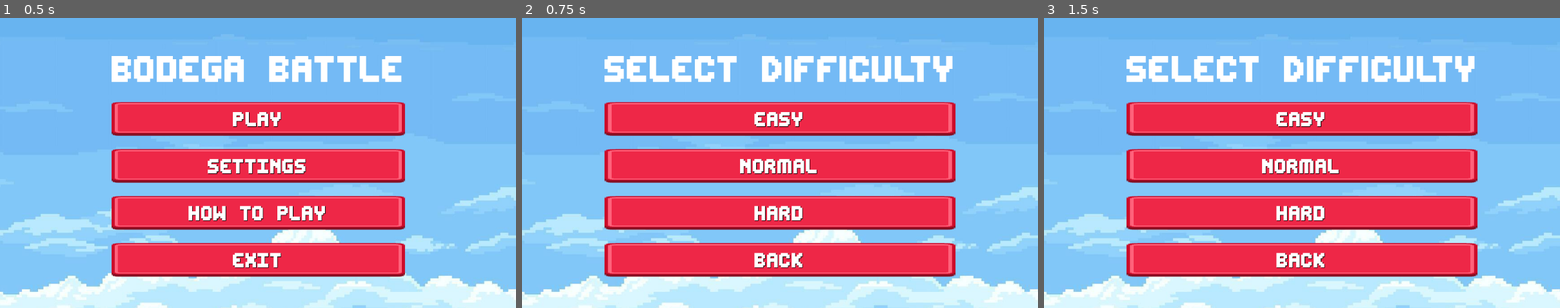
Above: before the commit, frames 1-3 (left to right).
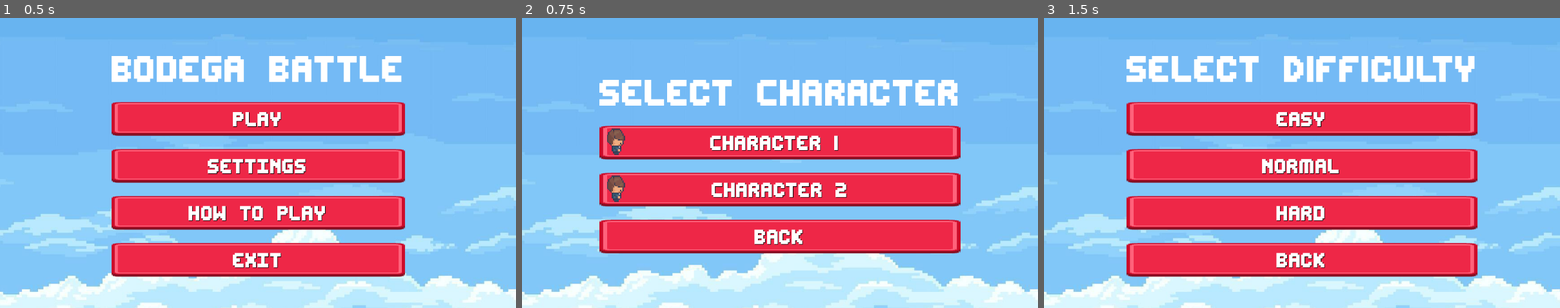
Above: after the commit, the same moments.

Repository: s27459-pj/bodega-battle
Game: Godot game, scene res://scene/scene_handler/scene_handler.tscn
The game is run twice, just before and just after one commit, with the same random seed, the same clock (stepped at 60 frames per second) and the same inputs.
Inputs (mouse positions are in pixels of both pictures, inside the frame that each line leads up to):
- Up to frame 1 (0.5 s): no input
- Up to frame 2 (0.75 s): click "PLAY" at 0.5 s
- Up to frame 3 (1.5 s): click (1302, 142) at 1.25 s, where only the run after the commit has a clickable "Character 1"

Frame 1 is identical in both runs. In frame 2, 42% of the frame differs, in the area x 15-85%, y 13-90%; in frame 3, nothing differs.

Commit message:
Add a character selection screen

Diff:
--- a/scene/level_main/level_main.tscn
+++ b/scene/level_main/level_main.tscn
@@ -1647,7 +1647,6 @@
 sprite_frames = SubResource("SpriteFrames_rb3wk")
 animation = &"idle"
 autoplay = "idle"
-frame_progress = 0.354734
 
 [node name="Decoration" type="TileMapLayer" parent="TileMap"]
 scale = Vector2(3, 3)
--- a/scene/menu/difficulty_select.tscn
+++ b/scene/menu/difficulty_select.tscn
@@ -1,9 +1,10 @@
-[gd_scene load_steps=6 format=3 uid="uid://d053nfo8m8tdg"]
+[gd_scene load_steps=26 format=3 uid="uid://d053nfo8m8tdg"]
 
 [ext_resource type="Texture2D" uid="uid://c0dui71k3ceeq" path="res://assets/UI/background/cloud-pixel-background.jpg" id="2_ssp08"]
 [ext_resource type="FontFile" uid="uid://cuq6cgihu0i06" path="res://assets/UI/fonts/editundo.ttf" id="3_3vu0k"]
 [ext_resource type="Texture2D" uid="uid://ylmf3f531jhh" path="res://assets/UI/button/button_rectangle_depth_flat.png" id="4_sqids"]
 [ext_resource type="Texture2D" uid="uid://crpsobwbvnmo0" path="res://assets/UI/button/button_rectangle_depth_gradient.png" id="5_oruyx"]
+[ext_resource type="Texture2D" uid="uid://dwxh4rh2vure8" path="res://assets/sprites/characters/Premade_Character_17.png" id="5_ssp08"]
 
 [sub_resource type="GDScript" id="GDScript_turkl"]
 script/source = "extends Control
@@ -24,6 +25,145 @@
 func start_game() -> void:
 	pass
 "
+
+[sub_resource type="AtlasTexture" id="AtlasTexture_voubo"]
+atlas = ExtResource("5_ssp08")
+region = Rect2(0, 168, 16, 25)
+
+[sub_resource type="AtlasTexture" id="AtlasTexture_13x4j"]
+atlas = ExtResource("5_ssp08")
+region = Rect2(16, 168, 16, 25)
+
+[sub_resource type="AtlasTexture" id="AtlasTexture_g065u"]
+atlas = ExtResource("5_ssp08")
+region = Rect2(32, 168, 16, 25)
+
+[sub_resource type="AtlasTexture" id="AtlasTexture_tf2dx"]
+atlas = ExtResource("5_ssp08")
+region = Rect2(48, 168, 16, 25)
+
+[sub_resource type="AtlasTexture" id="AtlasTexture_3tbk6"]
+atlas = ExtResource("5_ssp08")
+region = Rect2(64, 168, 16, 25)
+
+[sub_resource type="AtlasTexture" id="AtlasTexture_ghgjt"]
+atlas = ExtResource("5_ssp08")
+region = Rect2(80, 168, 16, 25)
+
+[sub_resource type="AtlasTexture" id="AtlasTexture_mmip0"]
+atlas = ExtResource("5_ssp08")
+region = Rect2(0, 200, 16, 25)
+
+[sub_resource type="AtlasTexture" id="AtlasTexture_h60d6"]
+atlas = ExtResource("5_ssp08")
+region = Rect2(16, 200, 16, 25)
+
+[sub_resource type="AtlasTexture" id="AtlasTexture_4axny"]
+atlas = ExtResource("5_ssp08")
+region = Rect2(32, 200, 16, 25)
+
+[sub_resource type="AtlasTexture" id="AtlasTexture_tbqmt"]
+atlas = ExtResource("5_ssp08")
+region = Rect2(48, 200, 16, 25)
+
+[sub_resource type="AtlasTexture" id="AtlasTexture_p2i4f"]
+atlas = ExtResource("5_ssp08")
+region = Rect2(64, 200, 16, 25)
+
+[sub_resource type="AtlasTexture" id="AtlasTexture_csxgi"]
+atlas = ExtResource("5_ssp08")
+region = Rect2(80, 200, 16, 25)
+
+[sub_resource type="AtlasTexture" id="AtlasTexture_jbxjb"]
+atlas = ExtResource("5_ssp08")
+region = Rect2(96, 200, 16, 25)
+
+[sub_resource type="AtlasTexture" id="AtlasTexture_jiyeq"]
+atlas = ExtResource("5_ssp08")
+region = Rect2(112, 200, 16, 25)
+
+[sub_resource type="AtlasTexture" id="AtlasTexture_y5p0k"]
+atlas = ExtResource("5_ssp08")
+region = Rect2(128, 200, 16, 25)
+
+[sub_resource type="AtlasTexture" id="AtlasTexture_saqle"]
+atlas = ExtResource("5_ssp08")
+region = Rect2(144, 200, 16, 25)
+
+[sub_resource type="AtlasTexture" id="AtlasTexture_hr0pn"]
+atlas = ExtResource("5_ssp08")
+region = Rect2(160, 200, 16, 25)
+
+[sub_resource type="AtlasTexture" id="AtlasTexture_j81f6"]
+atlas = ExtResource("5_ssp08")
+region = Rect2(176, 200, 16, 25)
+
+[sub_resource type="SpriteFrames" id="SpriteFrames_3vu0k"]
+animations = [{
+"frames": [{
+"duration": 1.0,
+"texture": SubResource("AtlasTexture_voubo")
+}, {
+"duration": 1.0,
+"texture": SubResource("AtlasTexture_13x4j")
+}, {
+"duration": 1.0,
+"texture": SubResource("AtlasTexture_g065u")
+}, {
+"duration": 1.0,
+"texture": SubResource("AtlasTexture_tf2dx")
+}, {
+"duration": 1.0,
+"texture": SubResource("AtlasTexture_3tbk6")
+}, {
+"duration": 1.0,
+"texture": SubResource("AtlasTexture_ghgjt")
+}],
+"loop": true,
+"name": &"idle",
+"speed": 6.0
+}, {
+"frames": [{
+"duration": 1.0,
+"texture": SubResource("AtlasTexture_mmip0")
+}, {
+"duration": 1.0,
+"texture": SubResource("AtlasTexture_h60d6")
+}, {
+"duration": 1.0,
+"texture": SubResource("AtlasTexture_4axny")
+}, {
+"duration": 1.0,
+"texture": SubResource("AtlasTexture_tbqmt")
+}, {
+"duration": 1.0,
+"texture": SubResource("AtlasTexture_p2i4f")
+}, {
+"duration": 1.0,
+"texture": SubResource("AtlasTexture_csxgi")
+}, {
+"duration": 1.0,
+"texture": SubResource("AtlasTexture_jbxjb")
+}, {
+"duration": 1.0,
+"texture": SubResource("AtlasTexture_jiyeq")
+}, {
+"duration": 1.0,
+"texture": SubResource("AtlasTexture_y5p0k")
+}, {
+"duration": 1.0,
+"texture": SubResource("AtlasTexture_saqle")
+}, {
+"duration": 1.0,
+"texture": SubResource("AtlasTexture_hr0pn")
+}, {
+"duration": 1.0,
+"texture": SubResource("AtlasTexture_j81f6")
+}],
+"loop": true,
+"name": &"phone",
+"speed": 10.0
+}]
 
 [node name="DifficultySelect" type="Control"]
 layout_mode = 3
@@ -59,14 +199,125 @@
 theme_override_constants/margin_right = 50
 theme_override_constants/margin_bottom = 50
 
-[node name="VBoxContainer" type="VBoxContainer" parent="MarginContainer"]
+[node name="CharacterSelectContainer" type="VBoxContainer" parent="MarginContainer"]
 custom_minimum_size = Vector2(500, 500)
 layout_mode = 2
 size_flags_horizontal = 4
 theme_override_constants/separation = 30
 alignment = 1
 
-[node name="Label" type="Label" parent="MarginContainer/VBoxContainer"]
+[node name="Label" type="Label" parent="MarginContainer/CharacterSelectContainer"]
+custom_minimum_size = Vector2(0, 50)
+layout_mode = 2
+theme_override_fonts/font = ExtResource("3_3vu0k")
+theme_override_font_sizes/font_size = 100
+text = "Select Character"
+horizontal_alignment = 1
+
+[node name="Character1Button" type="TextureButton" parent="MarginContainer/CharacterSelectContainer"]
+custom_minimum_size = Vector2(350, 75)
+layout_mode = 2
+texture_normal = ExtResource("4_sqids")
+texture_pressed = ExtResource("5_oruyx")
+ignore_texture_size = true
+stretch_mode = 0
+
+[node name="Label" type="Label" parent="MarginContainer/CharacterSelectContainer/Character1Button"]
+layout_mode = 2
+offset_left = 247.0
+offset_top = 13.0
+offset_right = 536.0
+offset_bottom = 62.0
+grow_horizontal = 2
+grow_vertical = 2
+size_flags_horizontal = 6
+theme_override_colors/font_shadow_color = Color(0, 0, 0, 1)
+theme_override_fonts/font = ExtResource("3_3vu0k")
+theme_override_font_sizes/font_size = 55
+text = "Character 1"
+horizontal_alignment = 1
+vertical_alignment = 1
+
+[node name="Cashier" type="AnimatedSprite2D" parent="MarginContainer/CharacterSelectContainer/Character1Button"]
+position = Vector2(38, 37)
+scale = Vector2(2.65625, 2.65625)
+sprite_frames = SubResource("SpriteFrames_3vu0k")
+animation = &"idle"
+autoplay = "idle"
+
+[node name="Character2Button" type="TextureButton" parent="MarginContainer/CharacterSelectContainer"]
+custom_minimum_size = Vector2(350, 75)
+layout_mode = 2
+texture_normal = ExtResource("4_sqids")
+texture_pressed = ExtResource("5_oruyx")
+ignore_texture_size = true
+stretch_mode = 0
+
+[node name="Label" type="Label" parent="MarginContainer/CharacterSelectContainer/Character2Button"]
+layout_mode = 1
+anchors_preset = 8
+anchor_left = 0.5
+anchor_top = 0.5
+anchor_right = 0.5
+anchor_bottom = 0.5
+offset_left = -93.0
+offset_top = -37.5
+offset_right = 90.0
+offset_bottom = 38.5
+grow_horizontal = 2
+grow_vertical = 2
+theme_override_colors/font_shadow_color = Color(0, 0, 0, 1)
+theme_override_fonts/font = ExtResource("3_3vu0k")
+theme_override_font_sizes/font_size = 55
+text = "Character 2"
+horizontal_alignment = 1
+vertical_alignment = 1
+
+[node name="Cashier" type="AnimatedSprite2D" parent="MarginContainer/CharacterSelectContainer/Character2Button"]
+position = Vector2(38, 37)
+scale = Vector2(2.65625, 2.65625)
+sprite_frames = SubResource("SpriteFrames_3vu0k")
+animation = &"idle"
+autoplay = "idle"
+frame_progress = 0.232055
+
+[node name="BackButton" type="TextureButton" parent="MarginContainer/CharacterSelectContainer"]
+custom_minimum_size = Vector2(350, 75)
+layout_mode = 2
+texture_normal = ExtResource("4_sqids")
+texture_pressed = ExtResource("5_oruyx")
+ignore_texture_size = true
+stretch_mode = 0
+
+[node name="Label" type="Label" parent="MarginContainer/CharacterSelectContainer/BackButton"]
+layout_mode = 1
+anchors_preset = 8
+anchor_left = 0.5
+anchor_top = 0.5
+anchor_right = 0.5
+anchor_bottom = 0.5
+offset_left = -93.0
+offset_top = -37.5
+offset_right = 90.0
+offset_bottom = 38.5
+grow_horizontal = 2
+grow_vertical = 2
+theme_override_colors/font_shadow_color = Color(0, 0, 0, 1)
+theme_override_fonts/font = ExtResource("3_3vu0k")
+theme_override_font_sizes/font_size = 55
+text = "Back"
+horizontal_alignment = 1
+vertical_alignment = 1
+
+[node name="DifficultySelectContainer" type="VBoxContainer" parent="MarginContainer"]
+visible = false
+custom_minimum_size = Vector2(500, 500)
+layout_mode = 2
+size_flags_horizontal = 4
+theme_override_constants/separation = 30
+alignment = 1
+
+[node name="Label" type="Label" parent="MarginContainer/DifficultySelectContainer"]
 custom_minimum_size = Vector2(0, 50)
 layout_mode = 2
 theme_override_fonts/font = ExtResource("3_3vu0k")
@@ -74,15 +325,15 @@
 text = "Select Difficulty"
 horizontal_alignment = 1
 
-[node name="EasyButton" type="TextureButton" parent="MarginContainer/VBoxContainer"]
-custom_minimum_size = Vector2(350, 75)
-layout_mode = 2
-texture_normal = ExtResource("4_sqids")
-texture_pressed = ExtResource("5_oruyx")
-ignore_texture_size = true
-stretch_mode = 0
-
-[node name="Label" type="Label" parent="MarginContainer/VBoxContainer/EasyButton"]
+[node name="EasyButton" type="TextureButton" parent="MarginContainer/DifficultySelectContainer"]
+custom_minimum_size = Vector2(350, 75)
+layout_mode = 2
+texture_normal = ExtResource("4_sqids")
+texture_pressed = ExtResource("5_oruyx")
+ignore_texture_size = true
+stretch_mode = 0
+
+[node name="Label" type="Label" parent="MarginContainer/DifficultySelectContainer/EasyButton"]
 layout_mode = 1
 anchors_preset = 8
 anchor_left = 0.5
@@ -102,15 +353,15 @@
 horizontal_alignment = 1
 vertical_alignment = 1
 
-[node name="NormalButton" type="TextureButton" parent="MarginContainer/VBoxContainer"]
-custom_minimum_size = Vector2(350, 75)
-layout_mode = 2
-texture_normal = ExtResource("4_sqids")
-texture_pressed = ExtResource("5_oruyx")
-ignore_texture_size = true
-stretch_mode = 0
-
-[node name="Label" type="Label" parent="MarginContainer/VBoxContainer/NormalButton"]
+[node name="NormalButton" type="TextureButton" parent="MarginContainer/DifficultySelectContainer"]
+custom_minimum_size = Vector2(350, 75)
+layout_mode = 2
+texture_normal = ExtResource("4_sqids")
+texture_pressed = ExtResource("5_oruyx")
+ignore_texture_size = true
+stretch_mode = 0
+
+[node name="Label" type="Label" parent="MarginContainer/DifficultySelectContainer/NormalButton"]
 layout_mode = 1
 anchors_preset = 8
 anchor_left = 0.5
@@ -130,15 +381,15 @@
 horizontal_alignment = 1
 vertical_alignment = 1
 
-[node name="HardButton" type="TextureButton" parent="MarginContainer/VBoxContainer"]
-custom_minimum_size = Vector2(350, 75)
-layout_mode = 2
-texture_normal = ExtResource("4_sqids")
-texture_pressed = ExtResource("5_oruyx")
-ignore_texture_size = true
-stretch_mode = 0
-
-[node name="Label" type="Label" parent="MarginContainer/VBoxContainer/HardButton"]
+[node name="HardButton" type="TextureButton" parent="MarginContainer/DifficultySelectContainer"]
+custom_minimum_size = Vector2(350, 75)
+layout_mode = 2
+texture_normal = ExtResource("4_sqids")
+texture_pressed = ExtResource("5_oruyx")
+ignore_texture_size = true
+stretch_mode = 0
+
+[node name="Label" type="Label" parent="MarginContainer/DifficultySelectContainer/HardButton"]
 layout_mode = 1
 anchors_preset = 8
 anchor_left = 0.5
@@ -158,15 +409,15 @@
 horizontal_alignment = 1
 vertical_alignment = 1
 
-[node name="BackButton" type="TextureButton" parent="MarginContainer/VBoxContainer"]
-custom_minimum_size = Vector2(350, 75)
-layout_mode = 2
-texture_normal = ExtResource("4_sqids")
-texture_pressed = ExtResource("5_oruyx")
-ignore_texture_size = true
-stretch_mode = 0
-
-[node name="Label" type="Label" parent="MarginContainer/VBoxContainer/BackButton"]
+[node name="BackButton" type="TextureButton" parent="MarginContainer/DifficultySelectContainer"]
+custom_minimum_size = Vector2(350, 75)
+layout_mode = 2
+texture_normal = ExtResource("4_sqids")
+texture_pressed = ExtResource("5_oruyx")
+ignore_texture_size = true
+stretch_mode = 0
+
+[node name="Label" type="Label" parent="MarginContainer/DifficultySelectContainer/BackButton"]
 layout_mode = 1
 anchors_preset = 8
 anchor_left = 0.5
--- a/scene/scene_handler/scene_handler.gd
+++ b/scene/scene_handler/scene_handler.gd
@@ -21,10 +21,14 @@
 	$MainMenu/MarginContainer/VBoxContainer/SettingsButton.pressed.connect(func(): navigate("MainMenu", "Settings"))
 	$MainMenu/MarginContainer/VBoxContainer/HowToPlayButton.pressed.connect(func(): navigate("MainMenu", "HowToPlay"))
 
-	$DifficultySelect/MarginContainer/VBoxContainer/EasyButton.pressed.connect(func(): start_new_game(Difficulty.EASY))
-	$DifficultySelect/MarginContainer/VBoxContainer/NormalButton.pressed.connect(func(): start_new_game(Difficulty.NORMAL))
-	$DifficultySelect/MarginContainer/VBoxContainer/HardButton.pressed.connect(func(): start_new_game(Difficulty.HARD))
-	$DifficultySelect/MarginContainer/VBoxContainer/BackButton.pressed.connect(func(): navigate("DifficultySelect", "MainMenu"))
+	$DifficultySelect/MarginContainer/CharacterSelectContainer/Character1Button.pressed.connect(func(): select_character(1))
+	$DifficultySelect/MarginContainer/CharacterSelectContainer/Character2Button.pressed.connect(func(): select_character(2))
+	$DifficultySelect/MarginContainer/CharacterSelectContainer/BackButton.pressed.connect(func(): navigate("DifficultySelect", "MainMenu"))
+
+	$DifficultySelect/MarginContainer/DifficultySelectContainer/EasyButton.pressed.connect(func(): start_new_game(Difficulty.EASY))
+	$DifficultySelect/MarginContainer/DifficultySelectContainer/NormalButton.pressed.connect(func(): start_new_game(Difficulty.NORMAL))
+	$DifficultySelect/MarginContainer/DifficultySelectContainer/HardButton.pressed.connect(func(): start_new_game(Difficulty.HARD))
+	$DifficultySelect/MarginContainer/DifficultySelectContainer/BackButton.pressed.connect(func(): select_difficulty_cancel())
 
 	$Settings/MarginContainer/VBoxContainer/BackButton.pressed.connect(func(): navigate("Settings", "MainMenu"))
 	$Settings/MarginContainer/VBoxContainer/VBoxContainer/Apply.pressed.connect(func(): button_click_sfx())
@@ -35,10 +39,20 @@
 	$SFXPlayer.stream = click_sfx
 	$SFXPlayer.play()
 
+func select_character(idx: int):
+	$DifficultySelect/MarginContainer/CharacterSelectContainer.visible = false
+	$DifficultySelect/MarginContainer/DifficultySelectContainer.visible = true
+	pass
+
+func select_difficulty_cancel():
+	$DifficultySelect/MarginContainer/CharacterSelectContainer.visible = true
+	$DifficultySelect/MarginContainer/DifficultySelectContainer.visible = false
+
 func start_new_game(difficulty: Difficulty):
 	if difficulty == Difficulty.EASY:
 		GlobalVars.enemy_damage_multiplier = 0.8
 		GlobalVars.turret_damage_multiplier = 1.1
+		# TODO: Starting money and HP should be modulated by a character select, not difficulty
 		GlobalVars.starting_money = 600
 	elif difficulty == Difficulty.NORMAL:
 		GlobalVars.enemy_damage_multiplier = 1.0
